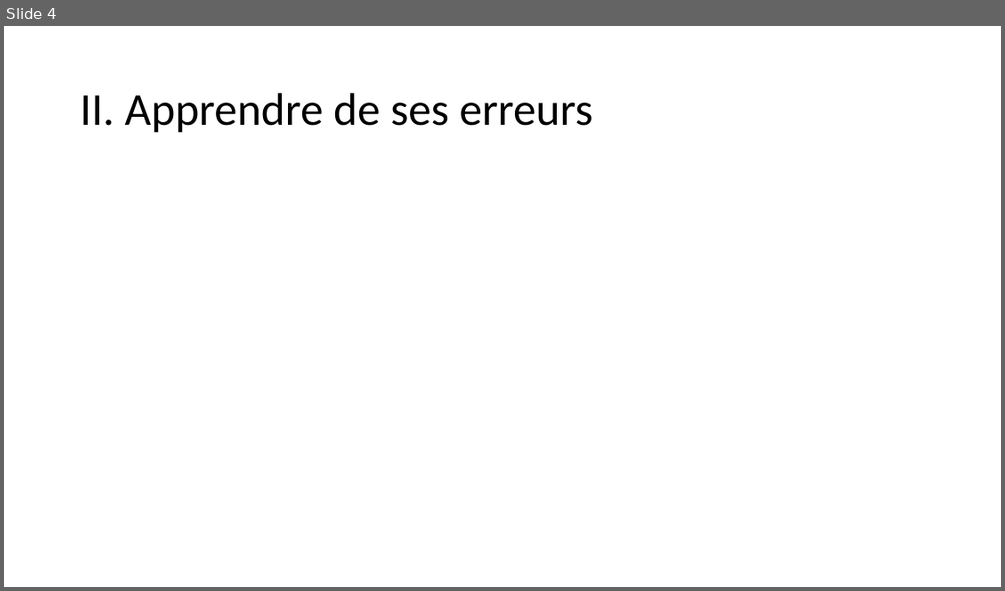
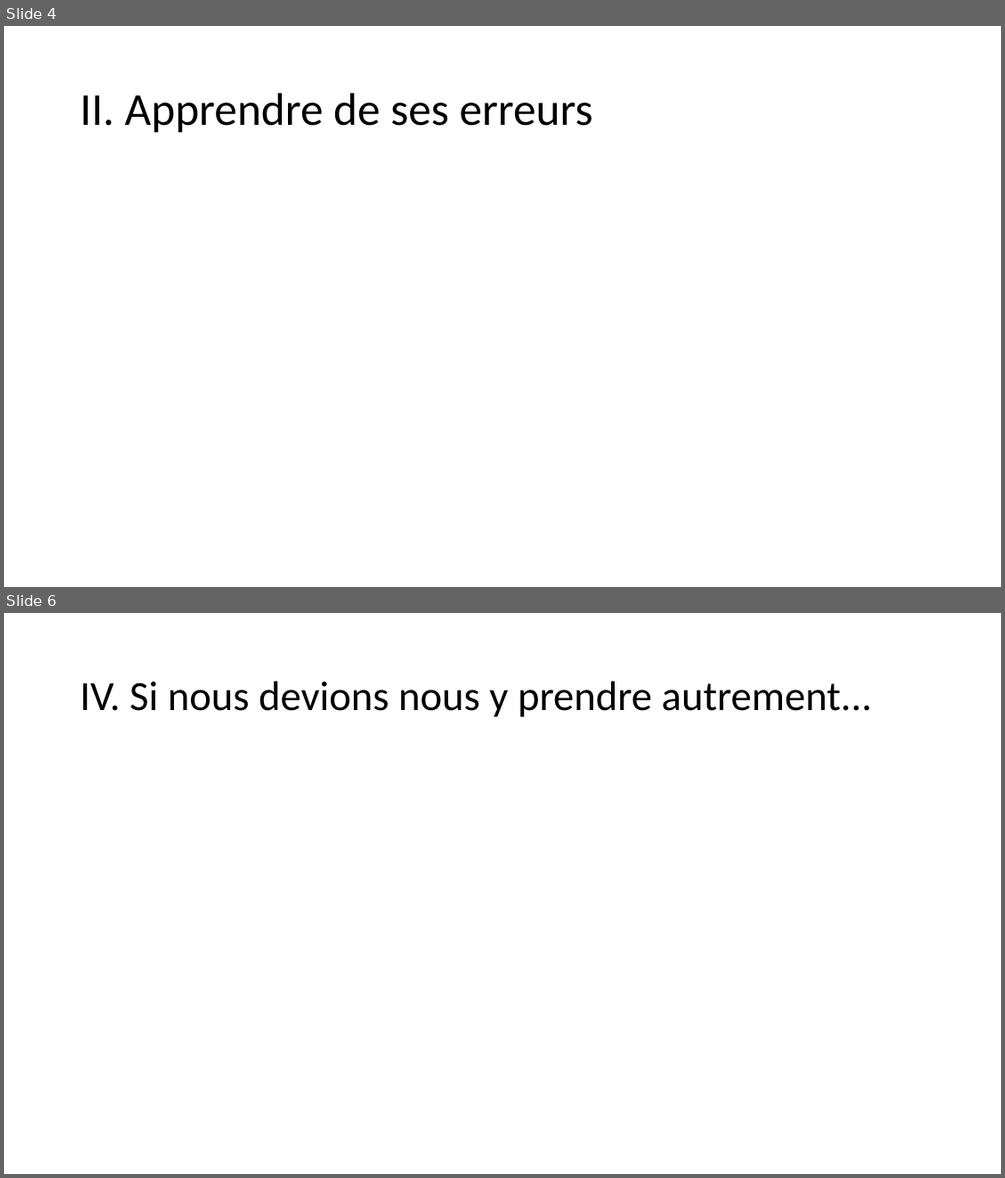
Before and after one commit to jonatjano/Minivilles, a slide deck: Diaporama.pptx. Shown one above the other, each under a label of ours: slide 4 before the commit, slides 4 and 6 after it; the slides between them are not shown. The pictures are 1005x591 and 1005x1178 pixels, drawn with LibreOffice and Linux fonts; fonts in the diff are those of the drawing. Boxes give left, top, right and bottom in pixels: in the first picture for what was removed or moved away, otherwise in the second. Text is boxed around its words. In the diff, an @@ line names an element or a change of style, - is before the commit and + after.

```diff
--- a/Diaporama.pptx
+++ b/Diaporama.pptx
@@ slide 6 added at <box>4,613,1001,1174</box>, background #FFFFFF @@
@@ title added at <box>80,681,873,717</box>, 40 pt, text #000000 @@
+IV. Si nous devions nous y prendre autrement...
```
Also in this commit, not shown: 2 slides changed, 2 other slides added, 1 other file.
